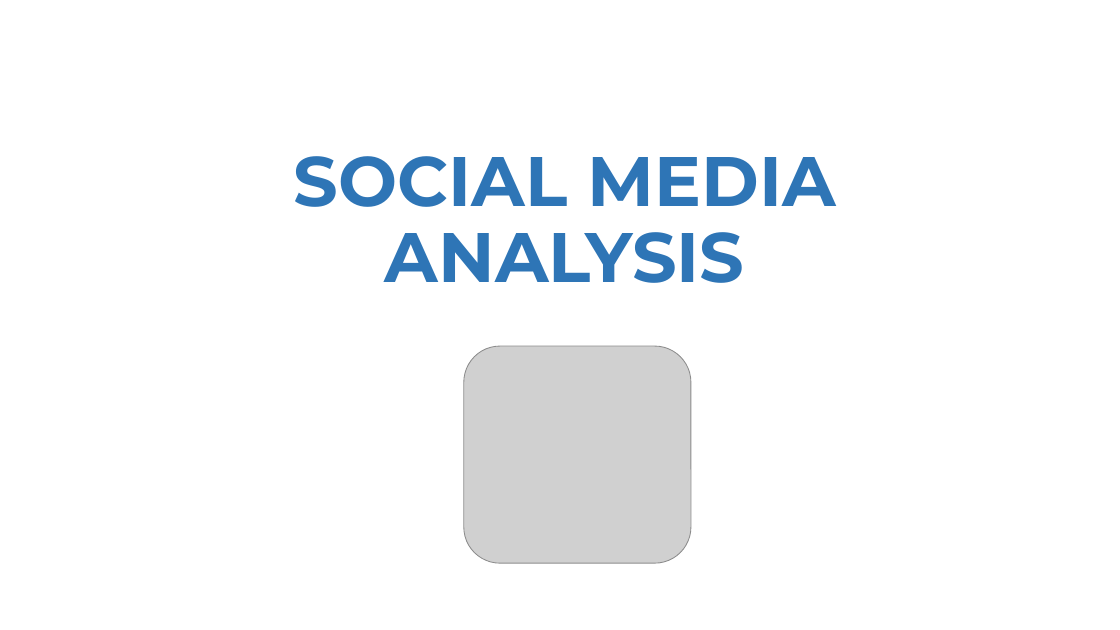
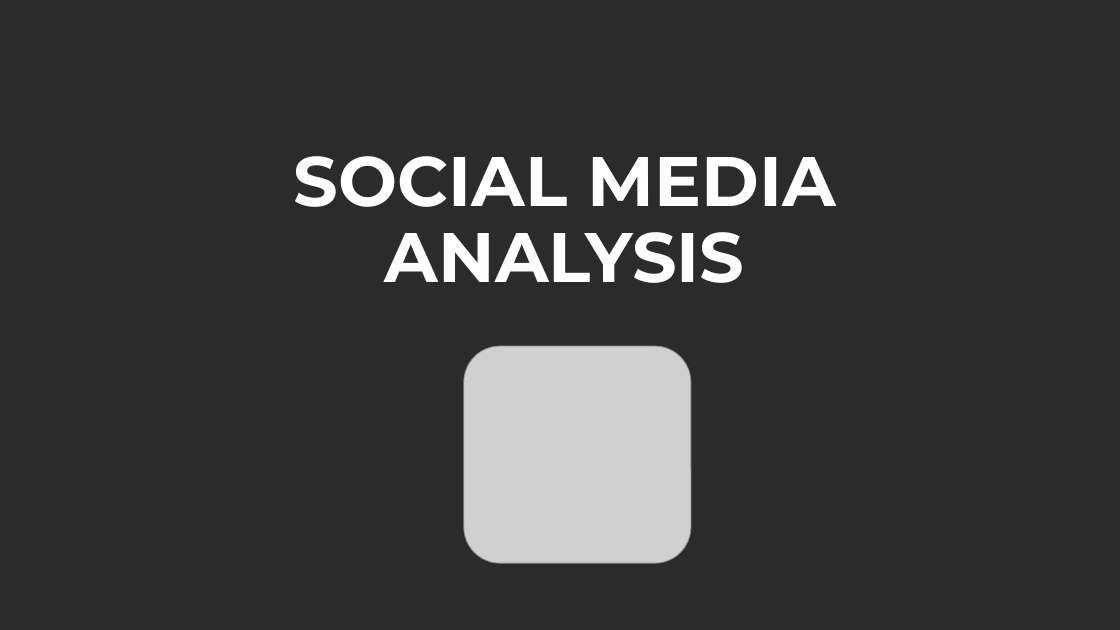
Before and after one commit to salonimeshram13/Social-Media-Analysis-SQL-Study, a slide deck: slide 1 of SOCIAL MEDIA ANALYSIS.pptx. Drawn at 1120x630 pixels with LibreOffice and Linux fonts; fonts in the diff are those of the drawing; grey boxes stand for pictures; background and template pictures are left out; a plain dark background stands for a picture behind light text. Boxes give left, top, right and bottom in pixels: in the first picture for what was removed or moved away, otherwise in the second. Text is boxed around its words. In the diff, an @@ line names an element or a change of style, - is before the commit and + after.

```diff
--- a/SOCIAL MEDIA ANALYSIS.pptx
+++ b/SOCIAL MEDIA ANALYSIS.pptx
@@ background #FFFFFF to picture (left out) @@
@@ title "SOCIAL MEDIA ANALYSIS" at (x1=294, y1=156, x2=835, y2=283): text colour #2E75B6 to #FFFFFF @@
```
Also in this commit, not shown: 3 other slides changed.
